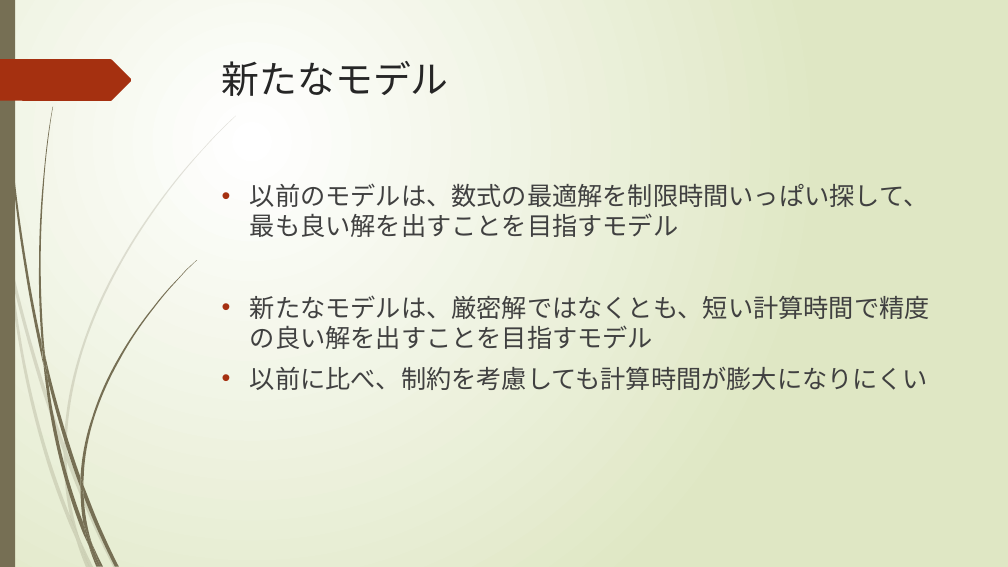
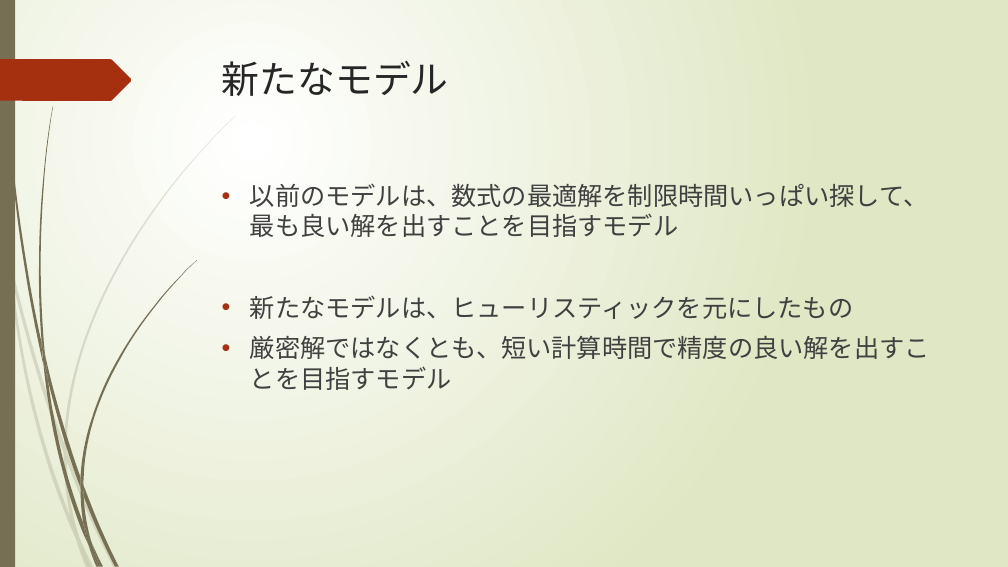
Before and after one commit to r-kurosu/kline_new, a slide deck: slide 9 of 11月中間報告.pptx (slide 8 before the commit). Drawn at 1008x567 pixels with LibreOffice and Linux fonts; fonts in the diff are those of the drawing. Boxes give left, top, right and bottom in pixels: in the first picture for what was removed or moved away, otherwise in the second. Text is boxed around its words. In the diff, an @@ line names an element or a change of style, - is before the commit and + after.

```diff
--- a/11月中間報告.pptx
+++ b/11月中間報告.pptx
@@ text at [250, 295, 930, 390]: text changed @@
-• 新たなモデルは、厳密解ではなくとも、短い計算時間で精度の良い解を出すことを目指すモデル
-• 以前に比べ、制約を考慮しても計算時間が膨大になりにくい
+• 新たなモデルは、ヒューリスティックを元にしたもの
+• 厳密解ではなくとも、短い計算時間で精度の良い解を出すことを目指すモデル
```
Also in this commit, not shown: 3 other slides changed, 1 slide added.
